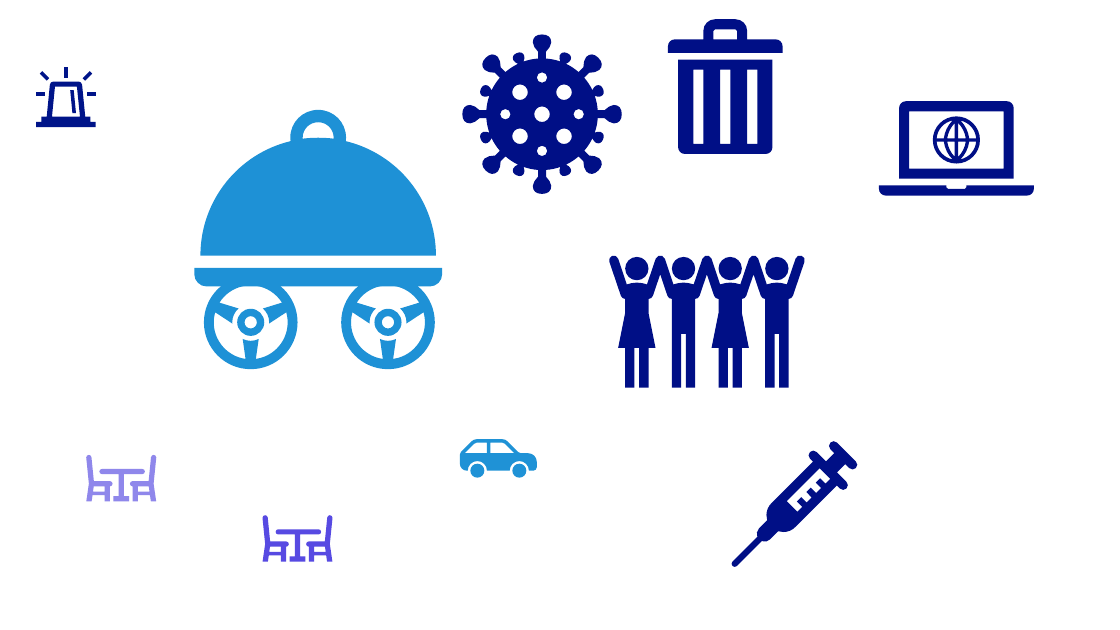
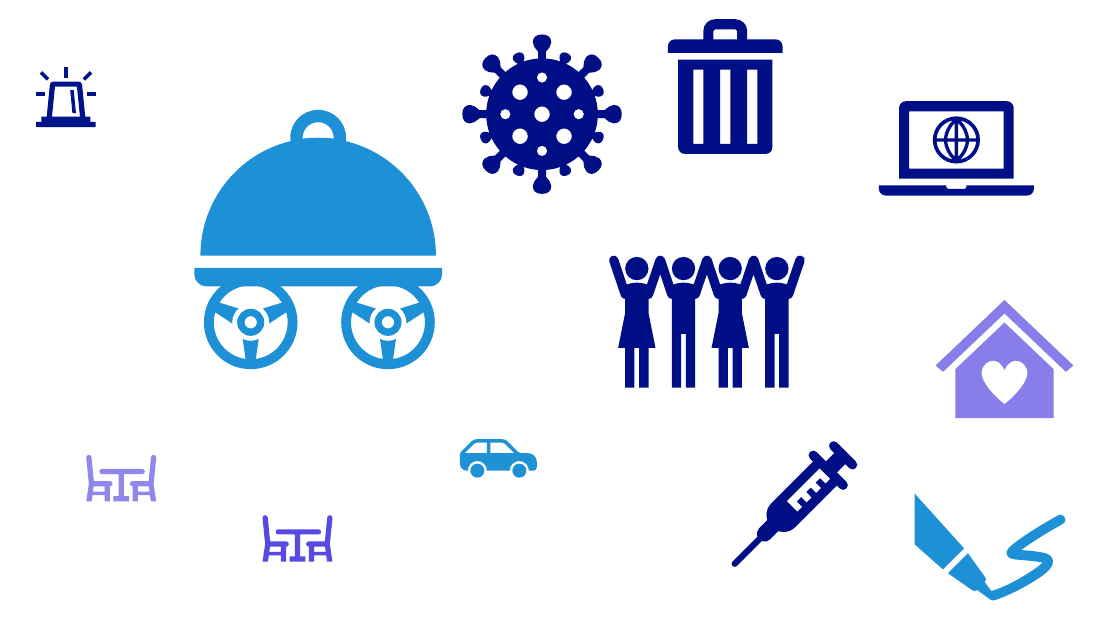
Before and after one commit to HelpMyStreet/front-end, a slide deck: slide 4 of HelpMyStreetFE/HelpMyStreetFE/src/pptx/Icons.pptx. Drawn at 1120x630 pixels with LibreOffice and Linux fonts; fonts in the diff are those of the drawing. Boxes give left, top, right and bottom in pixels: in the first picture for what was removed or moved away, otherwise in the second. Text is boxed around its words. In the diff, an @@ line names an element or a change of style, - is before the commit and + after.

```diff
--- a/HelpMyStreetFE/HelpMyStreetFE/src/pptx/Icons.pptx
+++ b/HelpMyStreetFE/HelpMyStreetFE/src/pptx/Icons.pptx
@@ freeform shape added at (936,300,1074,372), fill #574AE2 at 71% opacity @@
@@ freeform shape added at (955,323,1054,418), fill #574AE2 at 71% opacity @@
@@ freeform shape added at (915,494,965,570), fill #1E91D6 @@
@@ freeform shape added at (948,515,1065,601), fill #1E91D6 @@
```
Also in this commit, not shown: 1 slide added, 4 other files.
